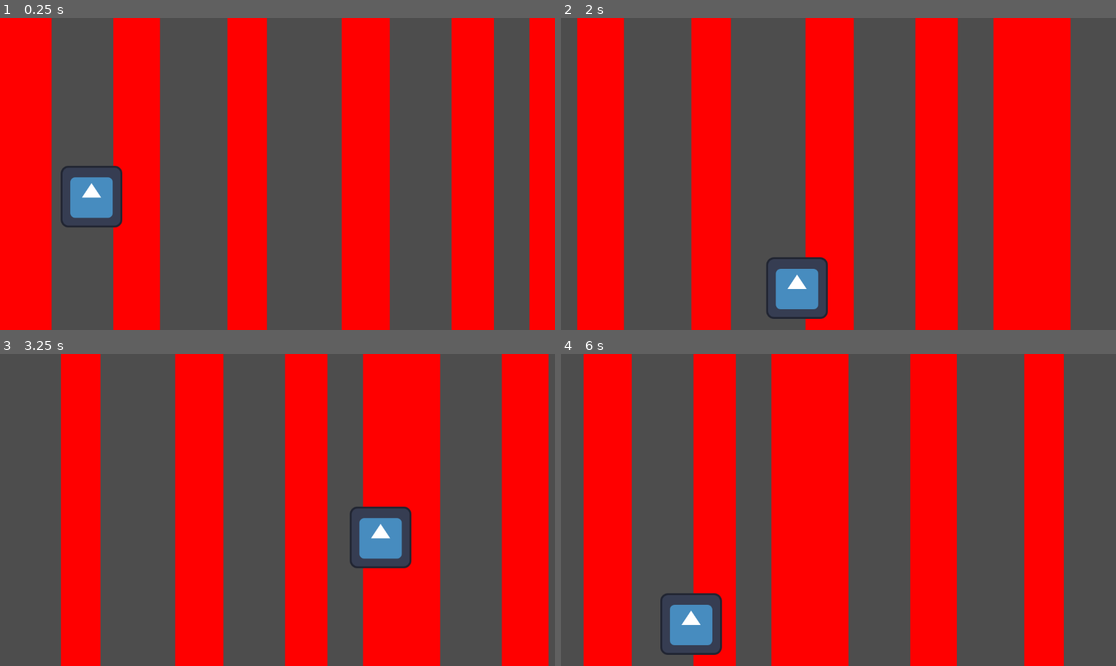
Above: before the commit, frames 1-4 (two rows, left to right).
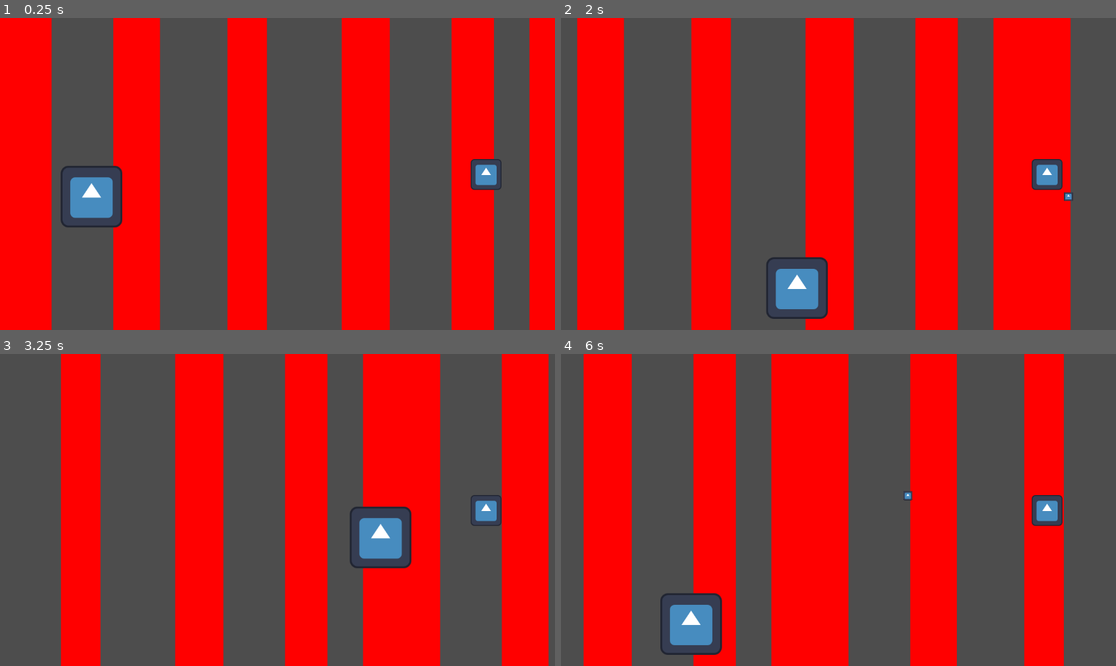
Above: after the commit, the same moments.

Repository: lochiethornee-dev/mini-jam-206-master-project
Game: Godot game, scene res://level_main.tscn
The game is run twice, just before and just after one commit, with the same random seed, the same clock (stepped at 60 frames per second) and the same inputs. The project has no main scene, so this scene is started directly. The engine's default icon, where the game draws it, is replaced by a stand-in: a white triangle on a blue panel in a dark square.
Inputs:
- Up to frame 1 (0.25 s): no input
- Up to frame 2 (2 s): hold D (right) 0.53-1.28 s; tap Space (shoot, bound only after the commit) at 0.6, 1.35 s; hold S (down) from 1.28 s (still down)
- Up to frame 3 (3.25 s): release S (down) at 2.03 s; hold D (right) 2.03-2.78 s; tap Space (shoot, bound only after the commit) at 2.1, 2.85 s; hold W (up) from 2.78 s (still down)
- Up to frame 4 (6 s): release W (up) at 3.53 s; hold A (left) 3.53-5.03 s; tap Space (shoot, bound only after the commit) every 0.75 s from 3.6 to 5.85 s; hold S (down) 5.03-5.78 s; hold D (right) from 5.78 s (still down)

The runs differ from the first frame. In frame 1, 0.5% of the frame differs, in the area x 84-91%, y 45-56%; in frame 2, 0.6%, in the area x 84-93%, y 45-59%; in frame 3, 0.3%; in frame 4, 0.6%.

Commit message:
Added lots of enemy, damage stuff, and intro screen text images etc

Diff:
--- /dev/null
+++ b/cactusenemy.gd
@@ -0,0 +1,18 @@
+extends CharacterBody2D
+
+var health = 2
+# Called when the node enters the scene tree for the first time.
+func _ready() -> void:
+	pass # Replace with function body.
+
+
+# Called every frame. 'delta' is the elapsed time since the previous frame.
+func _process(delta: float) -> void:
+	pass
+
+func take_damage():
+	if health <= 0:
+		queue_free()
+
+	else:
+		health -= 1
--- /dev/null
+++ b/cactusenemy.tscn
@@ -0,0 +1,17 @@
+[gd_scene format=3 uid="uid://qk3arv64lu66"]
+
+[ext_resource type="Script" uid="uid://cxm1ukswmrhhd" path="res://cactusenemy.gd" id="1_ah4h6"]
+[ext_resource type="Texture2D" uid="uid://dibhh3f02hj5r" path="res://icon.svg" id="2_qxrag"]
+
+[sub_resource type="RectangleShape2D" id="RectangleShape2D_l7sr3"]
+size = Vector2(62, 62)
+
+[node name="cactusenemy" type="CharacterBody2D" unique_id=1067798046]
+script = ExtResource("1_ah4h6")
+
+[node name="Sprite2D" type="Sprite2D" parent="." unique_id=1063988357]
+scale = Vector2(0.5, 0.5)
+texture = ExtResource("2_qxrag")
+
+[node name="CollisionShape2D" type="CollisionShape2D" parent="." unique_id=1800179964]
+shape = SubResource("RectangleShape2D_l7sr3")
--- /dev/null
+++ b/intro.gd
@@ -0,0 +1,15 @@
+extends Node2D
+
+
+# Called when the node enters the scene tree for the first time.
+func _ready() -> void:
+	pass # Replace with function body.
+
+
+# Called every frame. 'delta' is the elapsed time since the previous frame.
+func _process(delta: float) -> void:
+	pass
+
+
+func _on_button_pressed() -> void:
+	get_tree().change_scene_to_file("res://level_main.tscn")
--- /dev/null
+++ b/intro.tscn
@@ -0,0 +1,250 @@
+[gd_scene format=3 uid="uid://71qmmm7c8bf7"]
+
+[ext_resource type="Script" uid="uid://dj4ia3rhs7cpe" path="res://intro.gd" id="1_0a7ni"]
+[ext_resource type="Texture2D" uid="uid://dbbr70ip8mqc1" path="res://ARTS!/TITLE SCREEN.png" id="1_7a8ye"]
+[ext_resource type="Texture2D" uid="uid://c4dc0n6dbqv8v" path="res://ARTS!/intro background.png" id="1_ayt76"]
+[ext_resource type="Texture2D" uid="uid://bljexljq67pgl" path="res://ARTS!/intro text.png" id="2_7a8ye"]
+[ext_resource type="FontFile" uid="uid://dfonbs8pvc4yt" path="res://ARTS!/BroncoPersonalUse.ttf" id="3_y72e6"]
+
+[sub_resource type="Animation" id="Animation_0a7ni"]
+length = 0.001
+tracks/0/type = "value"
+tracks/0/imported = false
+tracks/0/enabled = true
+tracks/0/path = NodePath("Sprite2D2:position")
+tracks/0/interp = 1
+tracks/0/loop_wrap = true
+tracks/0/keys = {
+"times": PackedFloat32Array(0),
+"transitions": PackedFloat32Array(1),
+"update": 0,
+"values": [Vector2(633, 547)]
+}
+tracks/1/type = "value"
+tracks/1/imported = false
+tracks/1/enabled = true
+tracks/1/path = NodePath("text:position")
+tracks/1/interp = 1
+tracks/1/loop_wrap = true
+tracks/1/keys = {
+"times": PackedFloat32Array(0),
+"transitions": PackedFloat32Array(1),
+"update": 0,
+"values": [Vector2(649, 378)]
+}
+tracks/2/type = "value"
+tracks/2/imported = false
+tracks/2/enabled = true
+tracks/2/path = NodePath("text:visible")
+tracks/2/interp = 1
+tracks/2/loop_wrap = true
+tracks/2/keys = {
+"times": PackedFloat32Array(0),
+"transitions": PackedFloat32Array(1),
+"update": 1,
+"values": [true]
+}
+tracks/3/type = "value"
+tracks/3/imported = false
+tracks/3/enabled = true
+tracks/3/path = NodePath("Sprite2D2:visible")
+tracks/3/interp = 1
+tracks/3/loop_wrap = true
+tracks/3/keys = {
+"times": PackedFloat32Array(0),
+"transitions": PackedFloat32Array(1),
+"update": 1,
+"values": [true]
+}
+tracks/4/type = "value"
+tracks/4/imported = false
+tracks/4/enabled = true
+tracks/4/path = NodePath("Sprite2D:visible")
+tracks/4/interp = 1
+tracks/4/loop_wrap = true
+tracks/4/keys = {
+"times": PackedFloat32Array(0),
+"transitions": PackedFloat32Array(1),
+"update": 1,
+"values": [true]
+}
+tracks/5/type = "value"
+tracks/5/imported = false
+tracks/5/enabled = true
+tracks/5/path = NodePath("Button:disabled")
+tracks/5/interp = 1
+tracks/5/loop_wrap = true
+tracks/5/keys = {
+"times": PackedFloat32Array(0),
+"transitions": PackedFloat32Array(1),
+"update": 1,
+"values": [true]
+}
+tracks/6/type = "value"
+tracks/6/imported = false
+tracks/6/enabled = true
+tracks/6/path = NodePath("Button:visible")
+tracks/6/interp = 1
+tracks/6/loop_wrap = true
+tracks/6/keys = {
+"times": PackedFloat32Array(0),
+"transitions": PackedFloat32Array(1),
+"update": 1,
+"values": [false]
+}
+tracks/7/type = "value"
+tracks/7/imported = false
+tracks/7/enabled = true
+tracks/7/path = NodePath("text:modulate")
+tracks/7/interp = 1
+tracks/7/loop_wrap = true
+tracks/7/keys = {
+"times": PackedFloat32Array(0),
+"transitions": PackedFloat32Array(1),
+"update": 0,
+"values": [Color(1, 1, 1, 1)]
+}
+
+[sub_resource type="Animation" id="Animation_y72e6"]
+resource_name = "intro"
+length = 10.0
+tracks/0/type = "value"
+tracks/0/imported = false
+tracks/0/enabled = true
+tracks/0/path = NodePath("Sprite2D2:position")
+tracks/0/interp = 1
+tracks/0/loop_wrap = true
+tracks/0/keys = {
+"times": PackedFloat32Array(0, 1.49, 1.5, 2.99, 3, 4.4996324, 4.5),
+"transitions": PackedFloat32Array(1, 1, 1, 1, 1, 1, 1),
+"update": 0,
+"values": [Vector2(633, 547), Vector2(633, 547), Vector2(616, 644), Vector2(616, 644), Vector2(628, 751), Vector2(628, 751), Vector2(574, -143)]
+}
+tracks/1/type = "value"
+tracks/1/imported = false
+tracks/1/enabled = true
+tracks/1/path = NodePath("text:position")
+tracks/1/interp = 1
+tracks/1/loop_wrap = true
+tracks/1/keys = {
+"times": PackedFloat32Array(0, 4.4996324, 4.5),
+"transitions": PackedFloat32Array(1, 1, 1),
+"update": 0,
+"values": [Vector2(649, 378), Vector2(649, 378), Vector2(576, 157)]
+}
+tracks/2/type = "value"
+tracks/2/imported = false
+tracks/2/enabled = true
+tracks/2/path = NodePath("text:visible")
+tracks/2/interp = 1
+tracks/2/loop_wrap = true
+tracks/2/keys = {
+"times": PackedFloat32Array(0, 7.523333, 7.5333333),
+"transitions": PackedFloat32Array(1, 1, 1),
+"update": 1,
+"values": [true, true, false]
+}
+tracks/3/type = "value"
+tracks/3/imported = false
+tracks/3/enabled = true
+tracks/3/path = NodePath("Sprite2D2:visible")
+tracks/3/interp = 1
+tracks/3/loop_wrap = true
+tracks/3/keys = {
+"times": PackedFloat32Array(0, 7.523333, 7.5333333),
+"transitions": PackedFloat32Array(1, 1, 1),
+"update": 1,
+"values": [true, true, false]
+}
+tracks/4/type = "value"
+tracks/4/imported = false
+tracks/4/enabled = true
+tracks/4/path = NodePath("Sprite2D:visible")
+tracks/4/interp = 1
+tracks/4/loop_wrap = true
+tracks/4/keys = {
+"times": PackedFloat32Array(0, 7.523333, 7.5333333),
+"transitions": PackedFloat32Array(1, 1, 1),
+"update": 1,
+"values": [true, true, false]
+}
+tracks/5/type = "value"
+tracks/5/imported = false
+tracks/5/enabled = true
+tracks/5/path = NodePath("Button:disabled")
+tracks/5/interp = 1
+tracks/5/loop_wrap = true
+tracks/5/keys = {
+"times": PackedFloat32Array(0, 7.523333, 7.5333333),
+"transitions": PackedFloat32Array(1, 1, 1),
+"update": 1,
+"values": [true, true, false]
+}
+tracks/6/type = "value"
+tracks/6/imported = false
+tracks/6/enabled = true
+tracks/6/path = NodePath("Button:visible")
+tracks/6/interp = 1
+tracks/6/loop_wrap = true
+tracks/6/keys = {
+"times": PackedFloat32Array(0, 7.523263, 7.5332627),
+"transitions": PackedFloat32Array(1, 1, 1),
+"update": 1,
+"values": [false, false, true]
+}
+tracks/7/type = "value"
+tracks/7/imported = false
+tracks/7/enabled = true
+tracks/7/path = NodePath("text:modulate")
+tracks/7/interp = 1
+tracks/7/loop_wrap = true
+tracks/7/keys = {
+"times": PackedFloat32Array(5.954986, 7.522379),
+"transitions": PackedFloat32Array(1, 1),
+"update": 0,
+"values": [Color(1, 1, 1, 1), Color(1, 1, 1, 0)]
+}
+
+[sub_resource type="AnimationLibrary" id="AnimationLibrary_u2rf6"]
+_data = {
+&"RESET": SubResource("Animation_0a7ni"),
+&"intro": SubResource("Animation_y72e6")
+}
+
+[node name="Intro" type="Node2D" unique_id=326115977]
+script = ExtResource("1_0a7ni")
+
+[node name="Sprite2D3" type="Sprite2D" parent="." unique_id=493215350]
+position = Vector2(576, 324)
+texture = ExtResource("1_7a8ye")
+
+[node name="Button" type="Button" parent="." unique_id=977205601]
+visible = false
+offset_left = 429.0
+offset_top = 383.0
+offset_right = 729.0
+offset_bottom = 483.0
+theme_override_colors/font_color = Color(0.82930106, 0.9430994, 7.70092e-07, 1)
+theme_override_colors/font_hover_color = Color(0.9490196, 0, 0, 1)
+theme_override_fonts/font = ExtResource("3_y72e6")
+theme_override_font_sizes/font_size = 40
+disabled = true
+text = "PLAY"
+
+[node name="Sprite2D" type="Sprite2D" parent="." unique_id=1814936149]
+position = Vector2(576, 324)
+texture = ExtResource("1_ayt76")
+
+[node name="text" type="Sprite2D" parent="." unique_id=1292718097]
+position = Vector2(649, 378)
+texture = ExtResource("2_7a8ye")
+
+[node name="Sprite2D2" type="Sprite2D" parent="." unique_id=1638209927]
+position = Vector2(633, 547)
+texture = ExtResource("1_ayt76")
+
+[node name="AnimationPlayer" type="AnimationPlayer" parent="." unique_id=1552511244]
+libraries/ = SubResource("AnimationLibrary_u2rf6")
+autoplay = &"intro"
+
+[connection signal="pressed" from="Button" to="." method="_on_button_pressed"]
--- a/level_main.tscn
+++ b/level_main.tscn
@@ -2,6 +2,7 @@
 
 [ext_resource type="PackedScene" uid="uid://28sdx5d1be4p" path="res://player.tscn" id="1_1rrhw"]
 [ext_resource type="Texture2D" uid="uid://dxa4jtiya5ex3" path="res://ARTS!/Test background.png" id="2_msnib"]
+[ext_resource type="PackedScene" uid="uid://qk3arv64lu66" path="res://cactusenemy.tscn" id="3_dw44o"]
 
 [sub_resource type="Animation" id="Animation_dw44o"]
 resource_name = "Background cycle"
@@ -110,3 +111,6 @@
 
 [node name="player" parent="." unique_id=1784760530 instance=ExtResource("1_1rrhw")]
 position = Vector2(190, 371)
+
+[node name="cactusenemy" parent="." unique_id=555866084 instance=ExtResource("3_dw44o")]
+position = Vector2(1009, 325)
--- a/player.gd
+++ b/player.gd
@@ -1,6 +1,11 @@
 extends CharacterBody2D
 
 @export var speed = 400
+@onready var bulletScene = load("res://playerbullet.tscn")
+
+
+func _ready() -> void:
+	var bullet = bulletScene.instantiate()
 
 func get_input():
 	var input_direction = Input.get_vector("left", "right", "up", "down")
@@ -9,3 +14,8 @@
 func _physics_process(delta):
 	get_input()
 	move_and_slide()
+	if Input.is_action_just_pressed("shoot") and %cooldown.is_stopped():
+		var bullet = bulletScene.instantiate()
+		add_sibling(bullet)
+		bullet.global_position = self.global_position
+		%cooldown.start()
--- a/player.tscn
+++ b/player.tscn
@@ -25,3 +25,7 @@
 position = Vector2(0.5, 1)
 shape = SubResource("RectangleShape2D_onrkg")
 debug_color = Color(0.94513017, 0.2365695, 0, 0.41960785)
+
+[node name="cooldown" type="Timer" parent="." unique_id=761061859]
+unique_name_in_owner = true
+one_shot = true
--- /dev/null
+++ b/playerbullet.gd
@@ -0,0 +1,22 @@
+extends Node2D
+
+var speed = 600
+
+# Called when the node enters the scene tree for the first time.
+func _ready() -> void:
+	pass # Replace with function body.
+
+
+# Called every frame. 'delta' is the elapsed time since the previous frame.
+func _process(delta: float) -> void:
+	position.x += speed * delta
+
+
+func _on_timer_timeout() -> void:
+	queue_free()
+
+
+func _on_area_2d_body_entered(body: Node2D) -> void:
+	if body.has_method("take_damage"):
+		body.take_damage()
+		queue_free()
--- /dev/null
+++ b/playerbullet.tscn
@@ -0,0 +1,26 @@
+[gd_scene format=3 uid="uid://cfhq27q07j2km"]
+
+[ext_resource type="Script" uid="uid://gqmknvv513k4" path="res://playerbullet.gd" id="1_vh4ht"]
+[ext_resource type="Texture2D" uid="uid://dibhh3f02hj5r" path="res://icon.svg" id="2_nuitn"]
+
+[sub_resource type="CircleShape2D" id="CircleShape2D_v6rqe"]
+
+[node name="playerbullet" type="Node2D" unique_id=294947675]
+script = ExtResource("1_vh4ht")
+
+[node name="Sprite2D" type="Sprite2D" parent="." unique_id=845333112]
+scale = Vector2(0.1475507, 0.14565939)
+texture = ExtResource("2_nuitn")
+
+[node name="Area2D" type="Area2D" parent="." unique_id=481308063]
+
+[node name="CollisionShape2D" type="CollisionShape2D" parent="Area2D" unique_id=107673456]
+shape = SubResource("CircleShape2D_v6rqe")
+
+[node name="Timer" type="Timer" parent="." unique_id=736586529]
+wait_time = 2.0
+one_shot = true
+autostart = true
+
+[connection signal="body_entered" from="Area2D" to="." method="_on_area_2d_body_entered"]
+[connection signal="timeout" from="Timer" to="." method="_on_timer_timeout"]
--- a/project.godot
+++ b/project.godot
@@ -13,6 +13,10 @@
 config/name="Mini Jam 206 master project"
 config/features=PackedStringArray("4.6", "Mobile")
 config/icon="res://icon.svg"
+
+[display]
+
+window/size/resizable=false
 
 [input]
 
@@ -36,6 +40,11 @@
 "events": [Object(InputEventKey,"resource_local_to_scene":false,"resource_name":"","device":-1,"window_id":0,"alt_press …(192 unchanged characters)…
 ]
 }
+shoot={
+"deadzone": 0.2,
+"events": [Object(InputEventKey,"resource_local_to_scene":false,"resource_name":"","device":-1,"window_id":0,"alt_pressed":false,"shift_pressed":false,"ctrl_pressed":false,"meta_pressed":false,"pressed":false,"keycode":0,"physical_keycode":32,"key_label":0,"unicode":32,"location":0,"echo":false,"script":null)
+]
+}
 
 [physics]
 
Binary file added: ARTS!/BroncoPersonalUse.ttf
Not shown, added: ARTS!/BroncoPersonalUse.ttf.import
Binary file added: ARTS!/TITLE SCREEN.png
Not shown, added: ARTS!/TITLE SCREEN.png.import
Not shown, added: ARTS!/colour palette.png.import
Binary file added: ARTS!/intro background.png
Not shown, added: ARTS!/intro background.png.import
Binary file added: ARTS!/intro text.png
Not shown, added: ARTS!/intro text.png.import
Not shown, added: cactusenemy.gd.uid
Not shown, added: intro.gd.uid
Not shown, added: playerbullet.gd.uid
(and 1 more such lines)
